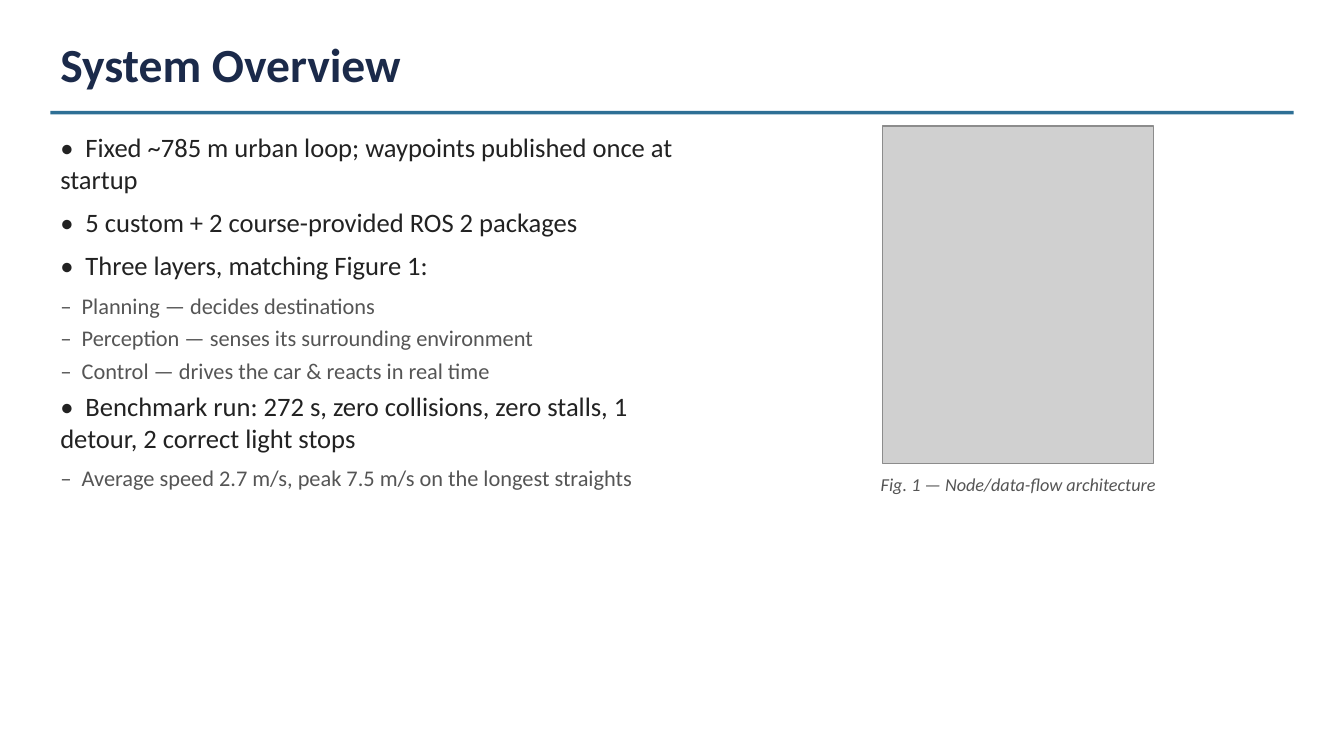
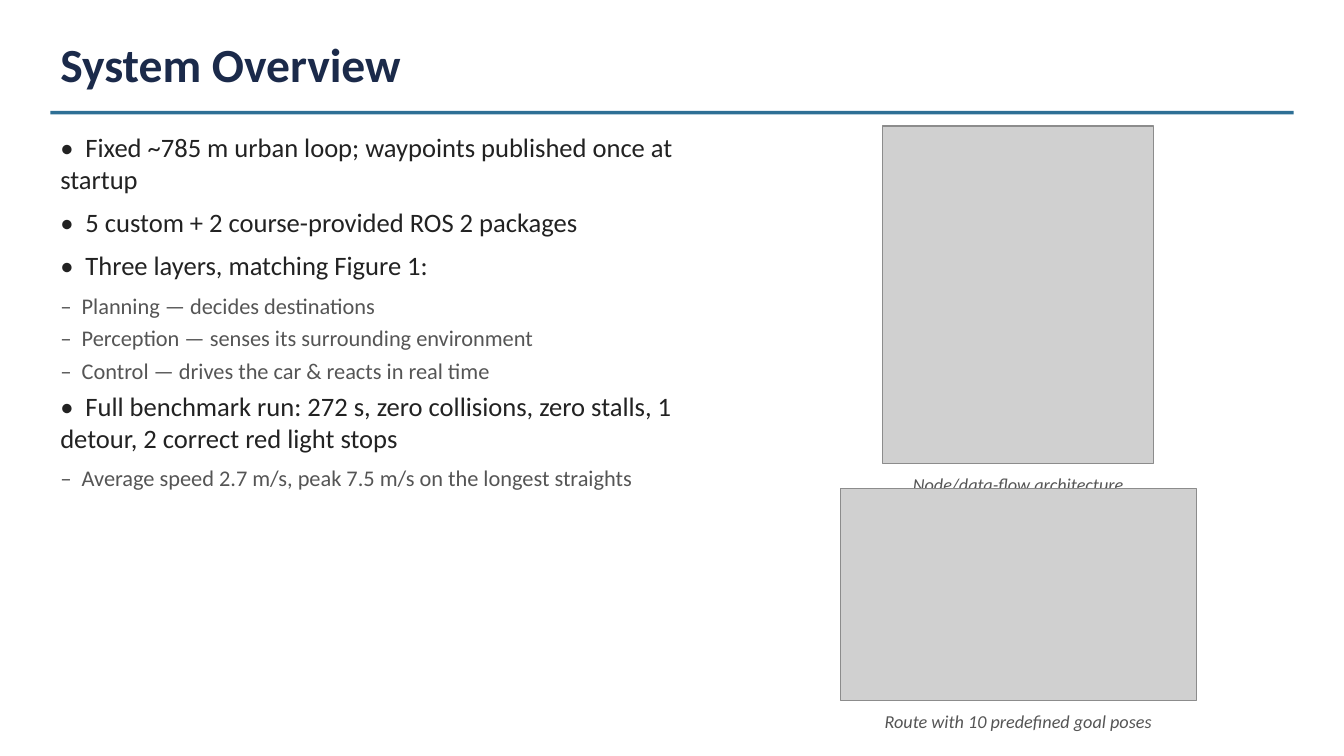
Before and after one commit to ly836669642-lgtm/project, a slide deck: slide 2 of docs/Report.pptx. Drawn at 1344x756 pixels with LibreOffice and Linux fonts; fonts in the diff are those of the drawing; grey boxes stand for pictures. Boxes give left, top, right and bottom in pixels: in the first picture for what was removed or moved away, otherwise in the second. Text is boxed around its words. In the diff, an @@ line names an element or a change of style, - is before the commit and + after.

Commit message:
update: full check of speech

```diff
--- a/docs/Report.pptx
+++ b/docs/Report.pptx
@@ text at box(60, 397, 671, 453): text changed @@
-• Benchmark run: 272 s, zero collisions, zero stalls, 1 detour, 2 correct light stops
+• Full benchmark run: 272 s, zero collisions, zero stalls, 1 detour, 2 correct red light stops
@@ text at box(913, 477, 1123, 489): text changed @@
-Fig. 1 — Node/data-flow architecture
+Node/data-flow architecture
@@ picture added at box(840, 489, 1196, 701) @@
@@ text added at box(885, 715, 1151, 731), 13 pt, text #555555, italic @@
+Route with 10 predefined goal poses
```
Also in this commit, not shown: 3 other slides changed, 1 other file.
